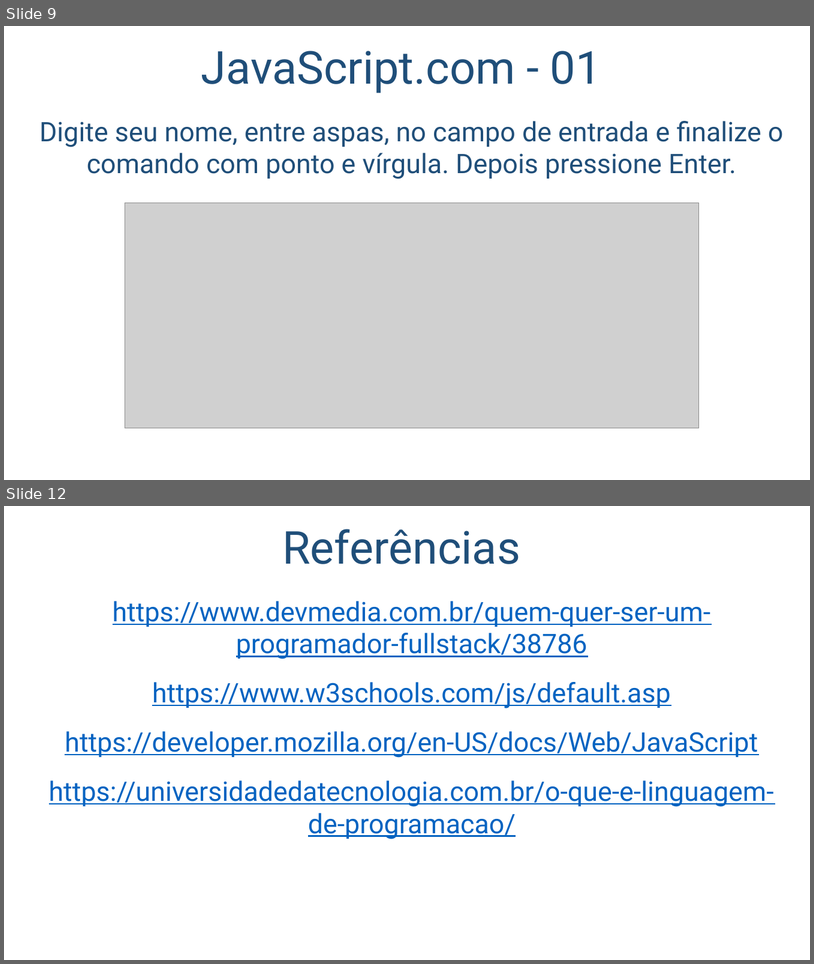
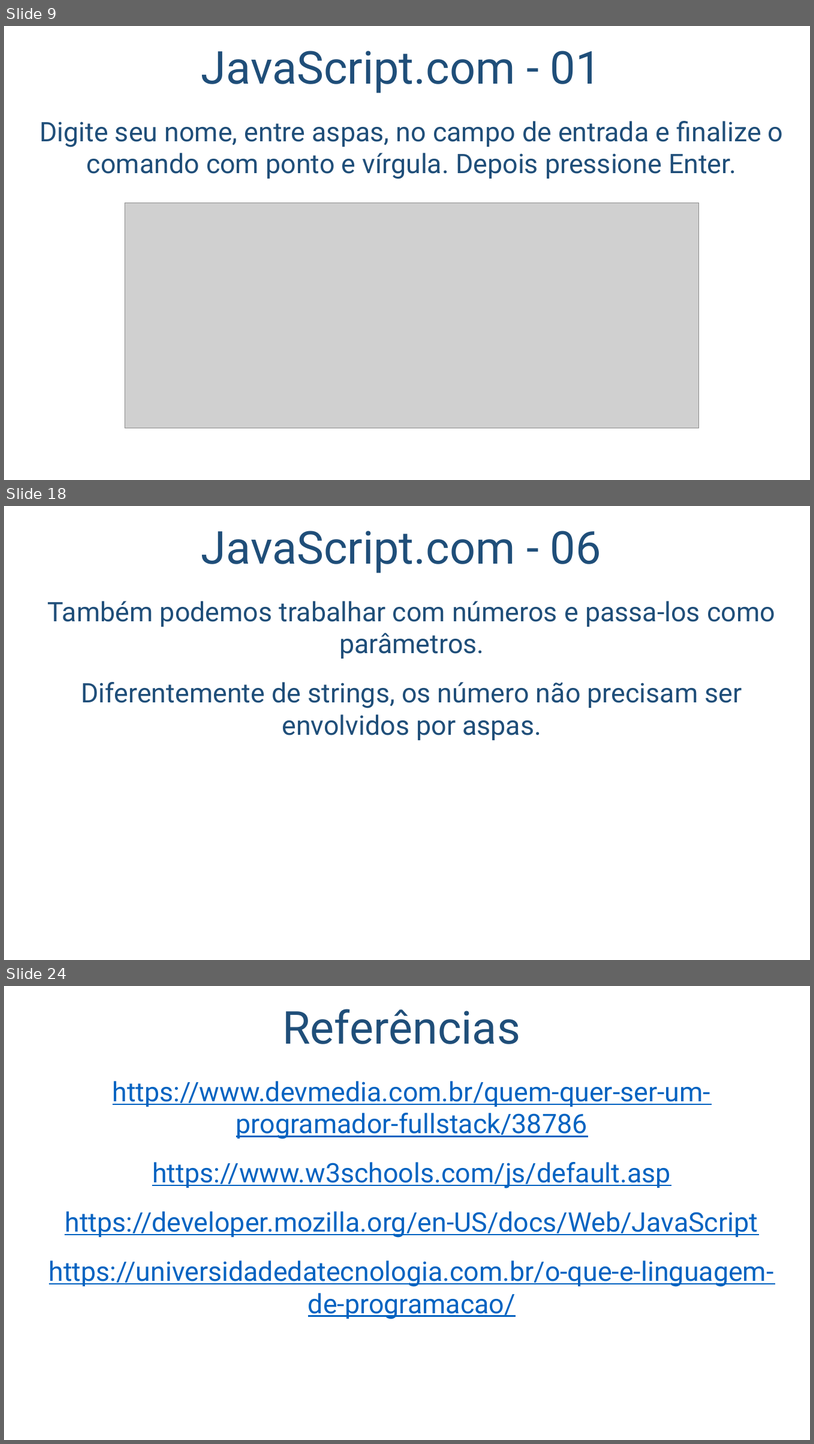
Before and after one commit to salmo-jr/public-slides, a slide deck: javascript-introducao.pptx. Shown one above the other, each under a label of ours: slides 9 and 12 before the commit, slides 9, 18 and 24 after it; the slides between them are not shown. The pictures are 814x964 and 814x1444 pixels, drawn with LibreOffice and Linux fonts; fonts in the diff are those of the drawing; grey boxes stand for pictures; background and template pictures are left out. Boxes give left, top, right and bottom in pixels: in the first picture for what was removed or moved away, otherwise in the second. Text is boxed around its words. In the diff, an @@ line names an element or a change of style, - is before the commit and + after.

```diff
--- a/javascript-introducao.pptx
+++ b/javascript-introducao.pptx
@@ slide 18 added at [4,506,810,960], background picture (left out) @@
@@ title added at [201,531,602,573], 54 pt, text #1F4E79 @@
+JavaScript.com - 06
@@ text added at [48,601,776,740], 32 pt, text #1F4E79 @@
+Também podemos trabalhar com números e passa-los como parâmetros.
+Diferentemente de strings, os número não precisam ser envolvidos por aspas.
@@ what was slide 12 is now slide 24 @@
```
Also in this commit, not shown: 3 slides changed, 11 other slides added.
